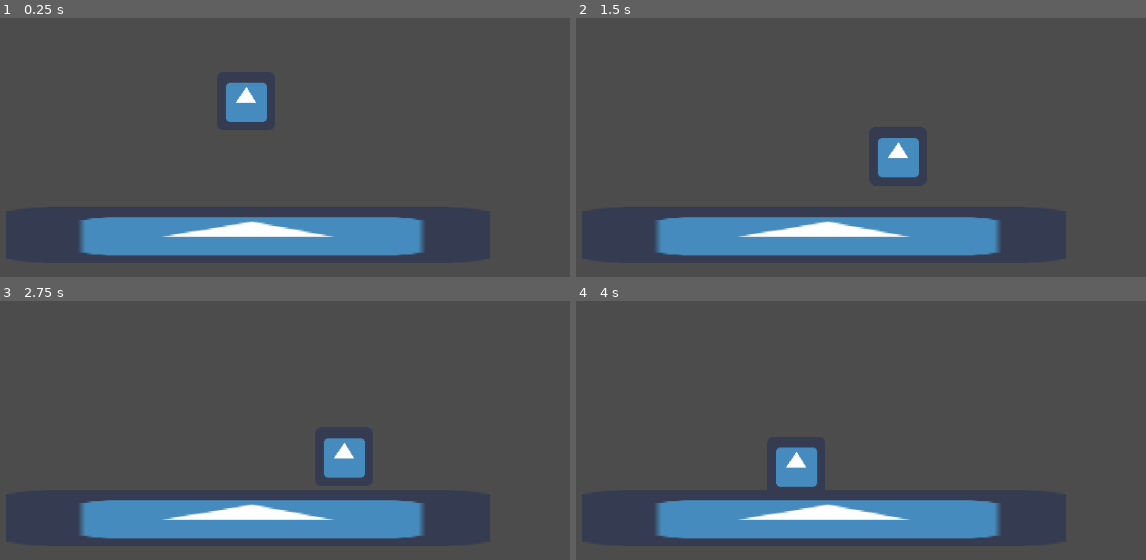
Above: before the commit, frames 1-4 (two rows, left to right).
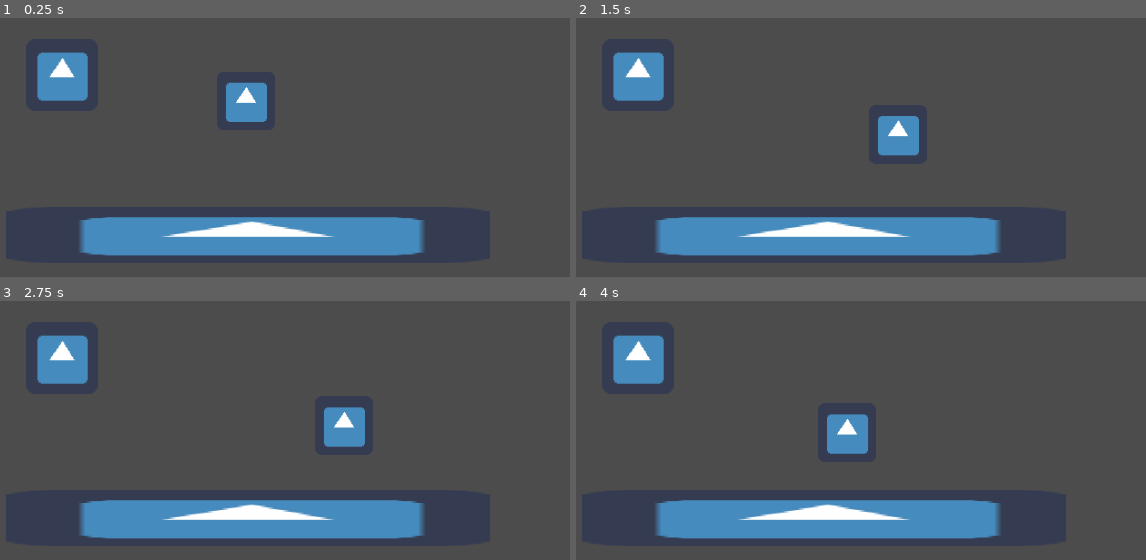
Above: after the commit, the same moments.

Repository: oncadus/magnet-platformer
Game: Godot game, scene res://levels/map01.tscn
Same seed, same stepped clock (60 frames per second), same inputs: the game is played once before the commit and once after it. The engine's default icon, where the game draws it, is replaced by a stand-in: a white triangle on a blue panel in a dark square.
Inputs:
- Up to frame 1 (0.25 s): no input
- Up to frame 2 (1.5 s): hold D (right) from 0.53 s (still down); tap J (jump) at 0.6, 0.77, 1.07, 1.35 s
- Up to frame 3 (2.75 s): tap J (jump) at 1.52, 1.82, 2.1 s; release D (right) at 2.03 s; hold A (left) from 2.03 s (still down)
- Up to frame 4 (4 s): keep holding A (left); tap J (jump) at 2.85, 3.02, 3.32, 3.6, 3.77 s

The runs differ from the first frame. In frame 1, 1.7% of the frame differs, in the area x 6-16%, y 13-33%; in frame 2, 3.0%; in frame 3, 3.5%; in frame 4, 3.9%, in the area x 6-52%, y 13-72%.

Commit message:
janky ass gravity
this sum WACK ass gravity, gon fix it but whatever ig

Diff:
--- /dev/null
+++ b/gravpoint.tscn
@@ -0,0 +1,23 @@
+[gd_scene load_steps=4 format=2]
+
+[ext_resource path="res://icon.png" type="Texture" id=1]
+
+[sub_resource type="CircleShape2D" id=1]
+radius = 74.5453
+
+[sub_resource type="RectangleShape2D" id=2]
+extents = Vector2( 29, 29 )
+
+[node name="GravPoint" type="Area2D"]
+scale = Vector2( 0.558967, 0.558967 )
+
+[node name="CollisionShape2D" type="CollisionShape2D" parent="."]
+shape = SubResource( 1 )
+
+[node name="Sprite" type="Sprite" parent="."]
+texture = ExtResource( 1 )
+
+[node name="StaticBody2D" type="StaticBody2D" parent="Sprite"]
+
+[node name="CollisionShape2D" type="CollisionShape2D" parent="Sprite/StaticBody2D"]
+shape = SubResource( 2 )
--- a/levels/map01.tscn
+++ b/levels/map01.tscn
@@ -1,7 +1,8 @@
-[gd_scene load_steps=4 format=2]
+[gd_scene load_steps=5 format=2]
 
 [ext_resource path="res://icon.png" type="Texture" id=1]
 [ext_resource path="res://player.tscn" type="PackedScene" id=2]
+[ext_resource path="res://gravpoint.tscn" type="PackedScene" id=3]
 
 [sub_resource type="RectangleShape2D" id=1]
 extents = Vector2( 32, 26 )
@@ -23,3 +24,6 @@
 
 [node name="Player" parent="." instance=ExtResource( 2 )]
 position = Vector2( 158, 72 )
+
+[node name="GravPoint" parent="." instance=ExtResource( 3 )]
+position = Vector2( 66, 79 )
--- a/player.gd
+++ b/player.gd
@@ -1,14 +1,19 @@
 extends KinematicBody2D
 
+# movement shit
 export (float) var maxSpd;
 export (float) var grav;
 export (float) var accel;
 export (float) var frict;
 export (float) var airRes; # air resistance
 export (float) var jumpForce; # heheheh kinda like the game
+# gravit var(s)
+#export (PackedScene) var gravPointScene;
 
 var velocity = Vector2.ZERO;
 var spd = 0;
+var magnet = null;
+onready var magnetized = false;
 
 func _ready():
 	pass;
@@ -22,7 +27,9 @@
 		velocity.x = spd * delta;
 
 	# just jumping tingz :zany_face:
-	velocity.y += grav * delta; # psst this is the gravity line
+	velocity.y += grav * delta;
+	if magnet != null:
+		velocity = position.direction_to(magnet.position) * (spd/2);
 	if is_on_floor():
 		if inputDir == 0:
 			spd = lerp(spd, 0, frict);
@@ -34,8 +41,13 @@
 			spd = lerp(spd, 0, airRes);
 			velocity.x = spd * delta;
 
-
 	velocity = move_and_slide(velocity, Vector2.UP); # DO NOT TOUCH THIS NOBODY WILL EVER TOUCH THIS
 	#LINE OF CODE IS HOLDING EVERYTHING TOGETHER IF YOU DELETE IT LITTERALLY EVERYTHING WILL BREAK AND
 	#YOUR FAMILY WILL BURN AND DIE AND YOURBONES WILL DEFLATE AND YOU DOG WILL DIE AND GOD WILL SMITE
 	# YOU DO NOT DELETE THIS LINE FOR ALL THAT IS HOLY ARK PLS DO NOT DELETE THIS LINE
+
+func _on_Area2D_area_entered(area):
+	magnet = area;
+
+func _on_Area2D_area_exited(area):
+	magnet = null;
--- a/player.tscn
+++ b/player.tscn
@@ -1,10 +1,13 @@
-[gd_scene load_steps=4 format=2]
+[gd_scene load_steps=5 format=2]
 
 [ext_resource path="res://icon.png" type="Texture" id=1]
 [ext_resource path="res://player.gd" type="Script" id=2]
 
 [sub_resource type="RectangleShape2D" id=1]
 extents = Vector2( 27, 27.75 )
+
+[sub_resource type="CircleShape2D" id=2]
+radius = 96.3194
 
 [node name="Player" type="KinematicBody2D"]
 position = Vector2( -1, 0 )
@@ -15,7 +18,7 @@
 accel = 0.08
 frict = 0.25
 airRes = 0.063
-jumpForce = 16500.0
+jumpForce = 13000.0
 
 [node name="Sprite" type="Sprite" parent="."]
 texture = ExtResource( 1 )
@@ -23,3 +26,12 @@
 [node name="CollisionShape2D" type="CollisionShape2D" parent="."]
 position = Vector2( 0, 4 )
 shape = SubResource( 1 )
+
+[node name="Area2D" type="Area2D" parent="."]
+
+[node name="CollisionShape2D" type="CollisionShape2D" parent="Area2D"]
+position = Vector2( 0, 4 )
+shape = SubResource( 2 )
+
+[connection signal="area_entered" from="Area2D" to="." method="_on_Area2D_area_entered"]
+[connection signal="area_exited" from="Area2D" to="." method="_on_Area2D_area_exited"]
